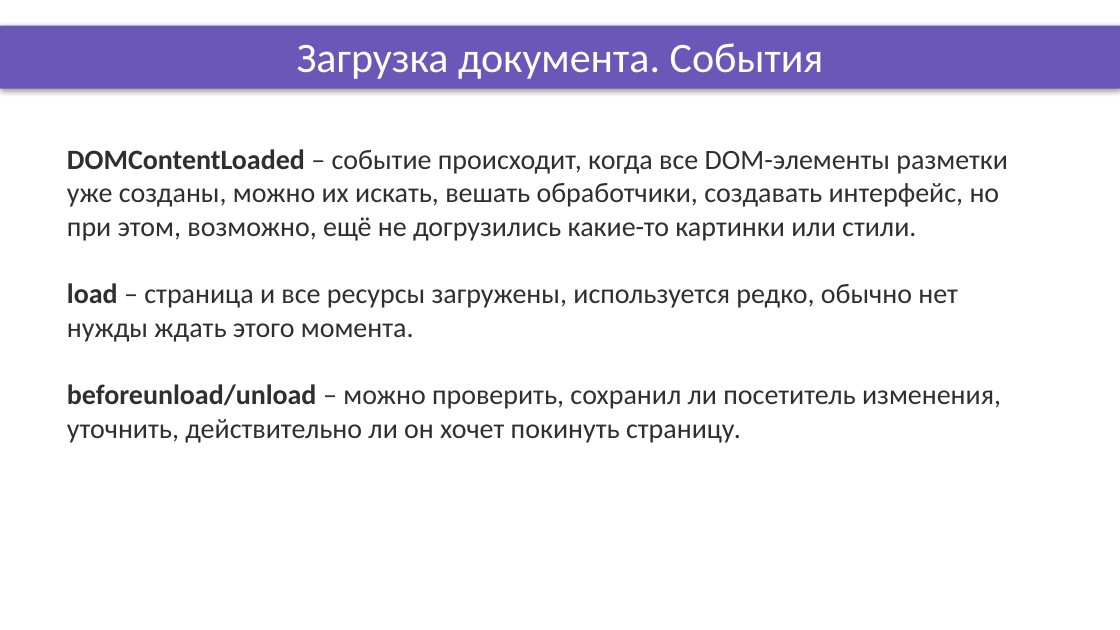
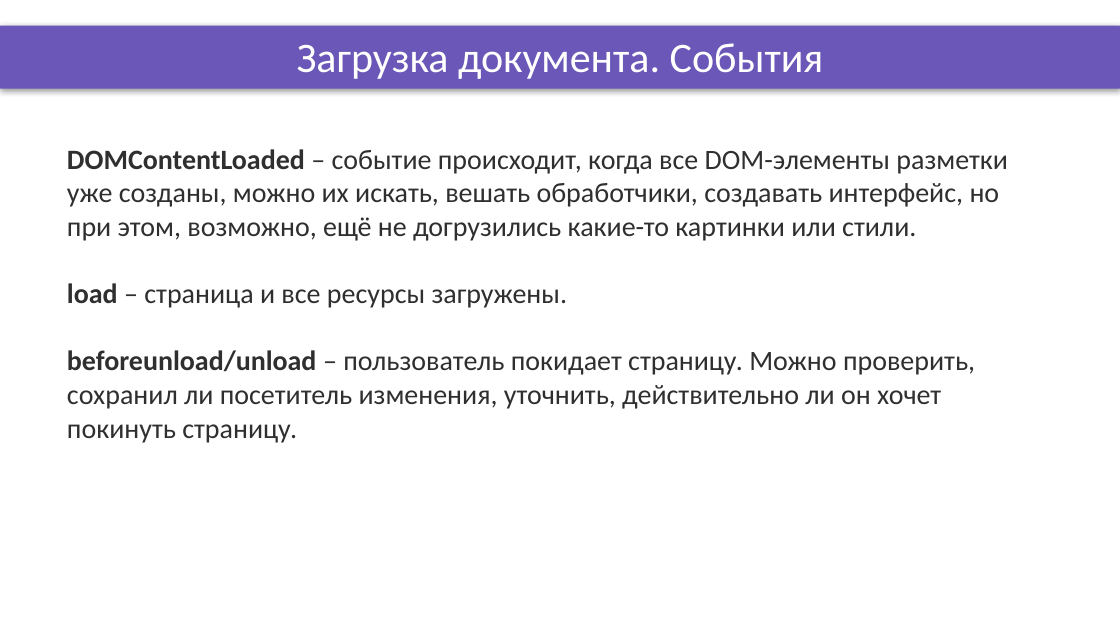
Before and after one commit to OleksandrPetryk/ignite, a slide deck: slide 5 of JS/009_lesson/Presentation/events_2.pptx. Drawn at 1120x630 pixels with LibreOffice and Linux fonts; fonts in the diff are those of the drawing; background and template pictures are left out. Boxes give left, top, right and bottom in pixels: in the first picture for what was removed or moved away, otherwise in the second. Text is boxed around its words. In the diff, an @@ line names an element or a change of style, - is before the commit and + after.

```diff
--- a/JS/009_lesson/Presentation/events_2.pptx
+++ b/JS/009_lesson/Presentation/events_2.pptx
@@ text at (67, 283, 975, 443): text changed @@
-load – страница и все ресурсы загружены, используется редко, обычно нет нужды ждать этого момента.
-beforeunload/unload – можно проверить, сохранил ли посетитель изменения, уточнить, действительно ли он хочет покинуть страницу.
+load – страница и все ресурсы загружены.
+beforeunload/unload – пользователь покидает страницу. Можно проверить, сохранил ли посетитель изменения, уточнить, действительно ли он хочет покинуть страницу.
```
Also in this commit, not shown: 30 other files.
